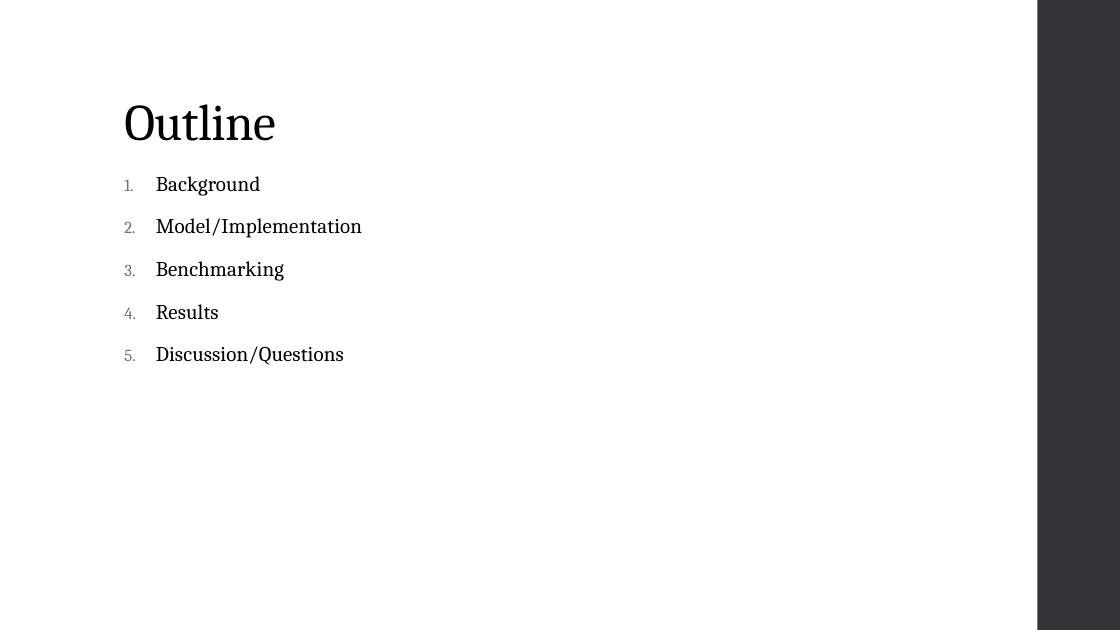
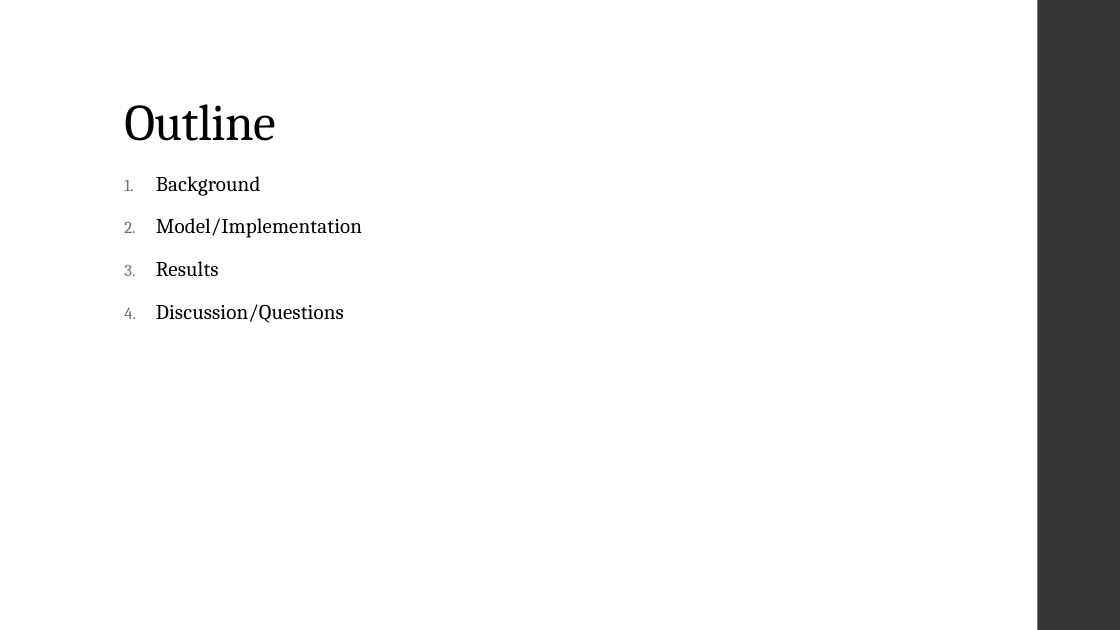
Before and after one commit to csobecks/ml4s, a slide deck: slide 2 of Final Project/Final_Presentation.pptx. Drawn at 1120x630 pixels with LibreOffice and Linux fonts; fonts in the diff are those of the drawing. Boxes give left, top, right and bottom in pixels: in the first picture for what was removed or moved away, otherwise in the second. Text is boxed around its words. In the diff, an @@ line names an element or a change of style, - is before the commit and + after.

```diff
--- a/Final Project/Final_Presentation.pptx
+++ b/Final Project/Final_Presentation.pptx
@@ text at [156, 261, 284, 281]: paragraph removed @@
-3. Benchmarking
```
Also in this commit, not shown: 3 other slides changed, 1 slide removed.
